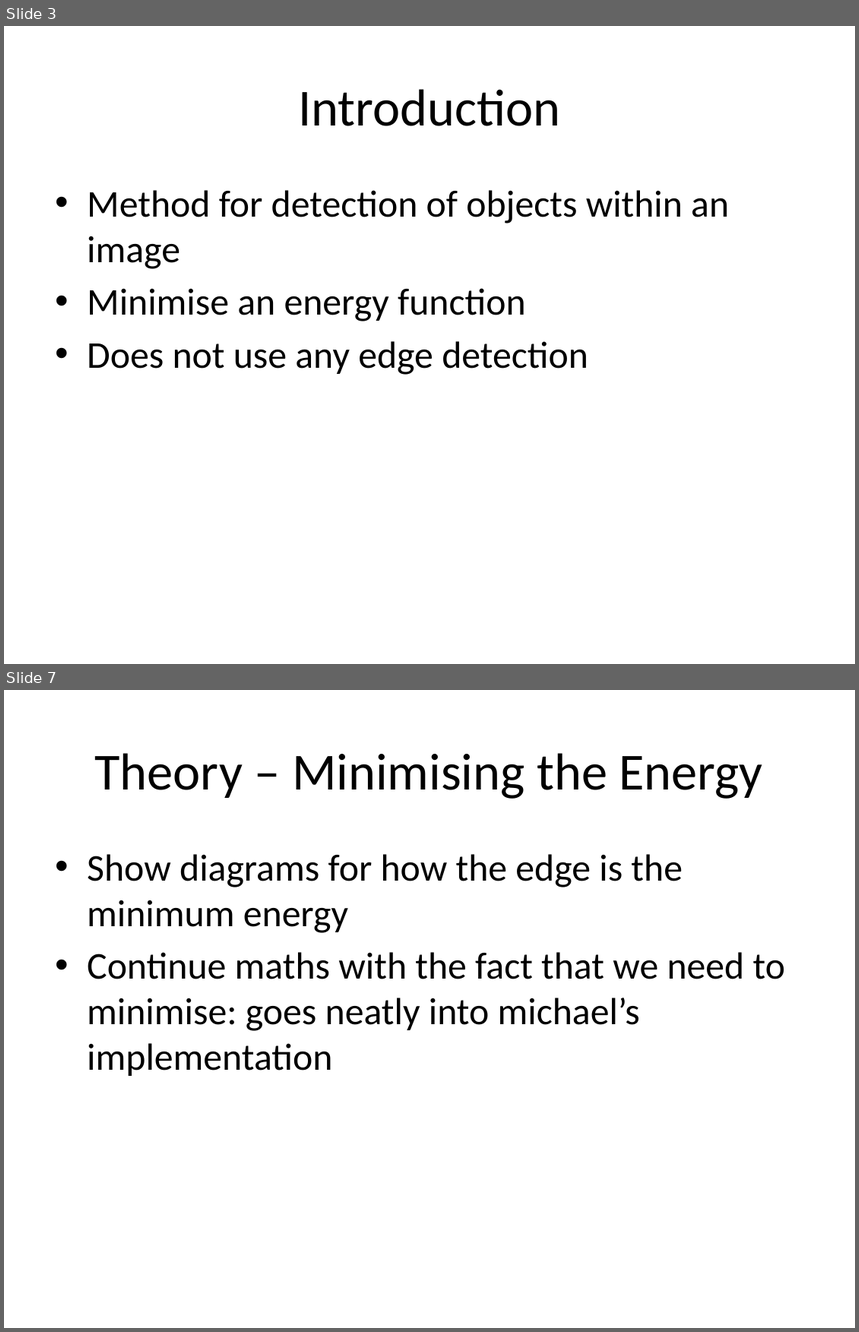
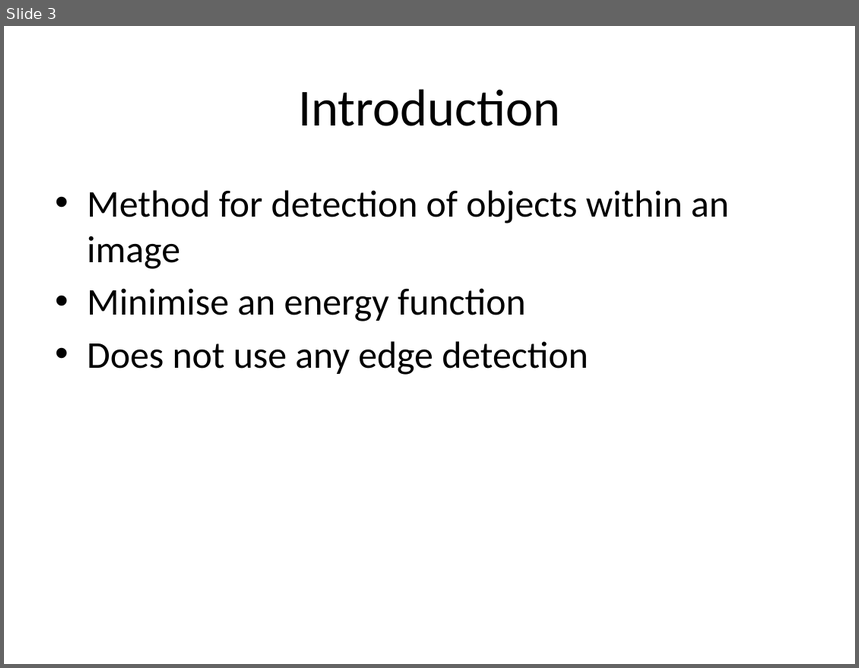
Before and after one commit to michaelwh/activecontnoedge, a slide deck: Active Contours Without Edges.pptx. Shown one above the other, each under a label of ours: slides 3 and 7 before the commit, slide 3 after it; the slides between them are not shown. The pictures are 859x1332 and 859x668 pixels, drawn with LibreOffice and Linux fonts; fonts in the diff are those of the drawing. Boxes give left, top, right and bottom in pixels: in the first picture for what was removed or moved away, otherwise in the second. Text is boxed around its words. In the diff, an @@ line names an element or a change of style, - is before the commit and + after.

```diff
--- a/Active Contours Without Edges.pptx
+++ b/Active Contours Without Edges.pptx
@@ slide 7 removed at (4, 690, 855, 1328), background #FFFFFF @@
@@ title removed at (95, 753, 762, 799) @@
-Theory – Minimising the Energy
@@ text removed at (87, 854, 785, 1076) @@
-• Show diagrams for how the edge is the minimum energy
-• Continue maths with the fact that we need to minimise: goes neatly into michael’s implementation
```
Also in this commit, not shown: 4 slides added, 3 other slides removed.
